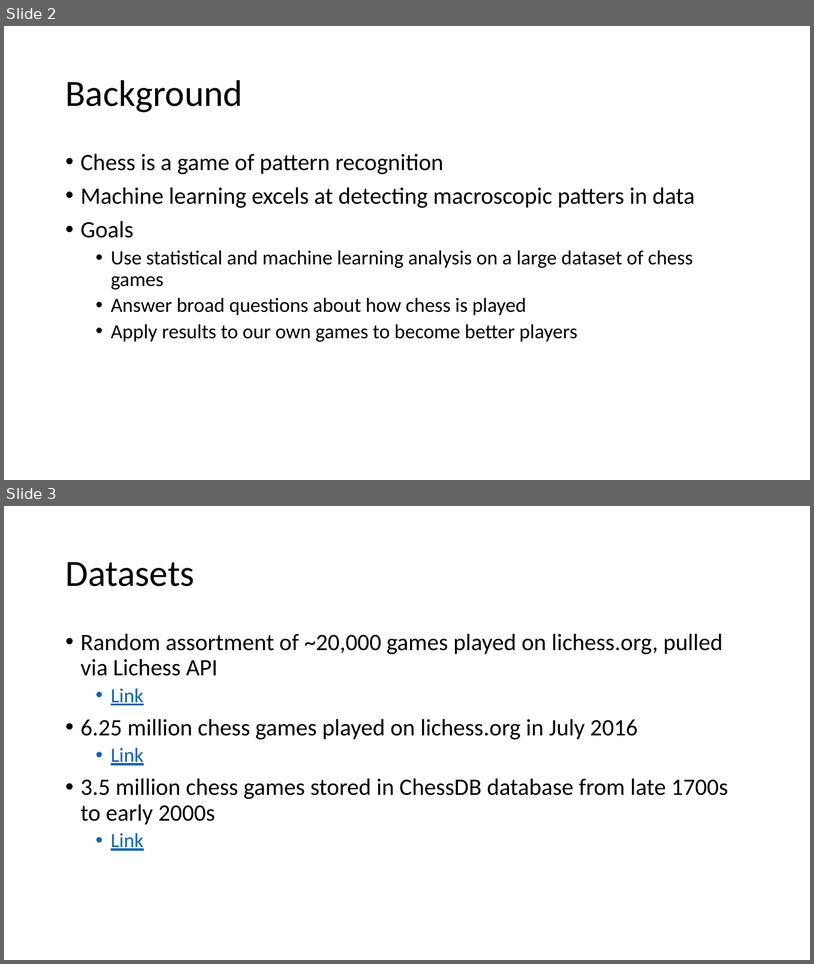
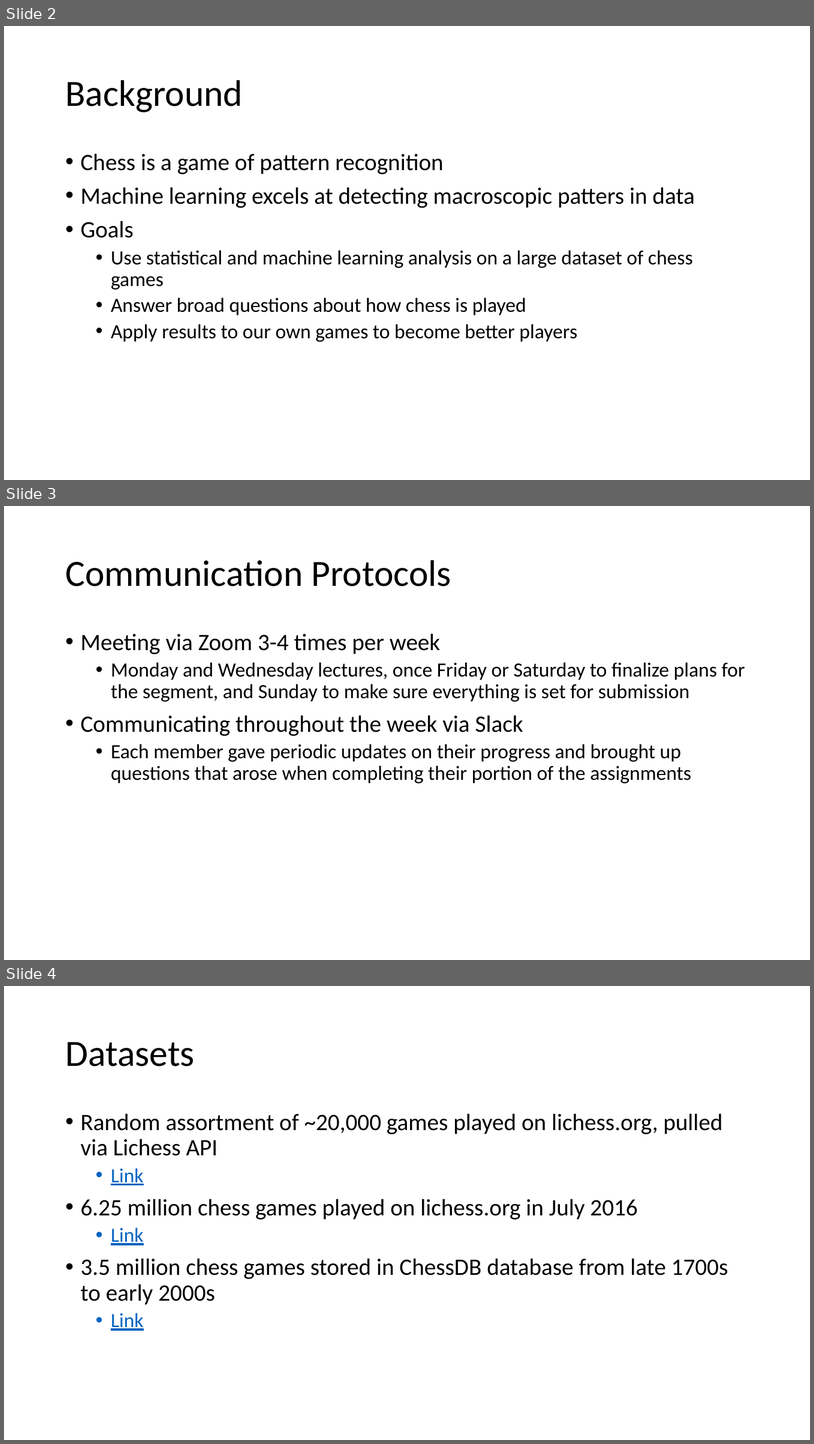
Before and after one commit to Nveatch/Chess_Games_Group_Analysis, a slide deck: Group_1_Slides.pptx. Shown one above the other, each under a label of ours: slides 2 and 3 before the commit, slides 2, 3 and 4 after it. The pictures are 814x964 and 814x1444 pixels, drawn with LibreOffice and Linux fonts; fonts in the diff are those of the drawing. Boxes give left, top, right and bottom in pixels: in the first picture for what was removed or moved away, otherwise in the second. Text is boxed around its words. In the diff, an @@ line names an element or a change of style, - is before the commit and + after.

```diff
--- a/Group_1_Slides.pptx
+++ b/Group_1_Slides.pptx
@@ slide 3 added at bbox=[4, 506, 810, 960], background #FFFFFF @@
@@ title added at bbox=[65, 560, 451, 586], 44 pt, text #000000 @@
+Communication Protocols
@@ text added at bbox=[81, 633, 746, 783], 24 pt, text #000000 @@
+• Meeting via Zoom 3-4 times per week
+  • Monday and Wednesday lectures, once Friday or Saturday to finalize plans for the segment, and Sunday to make sure everything is set for submission
+• Communicating throughout the week via Slack
+  • Each member gave periodic updates on their progress and brought up questions that arose when completing their portion of the assignments
@@ what was slide 3 is now slide 4 @@
```
Also in this commit, not shown: 2 slides changed.
